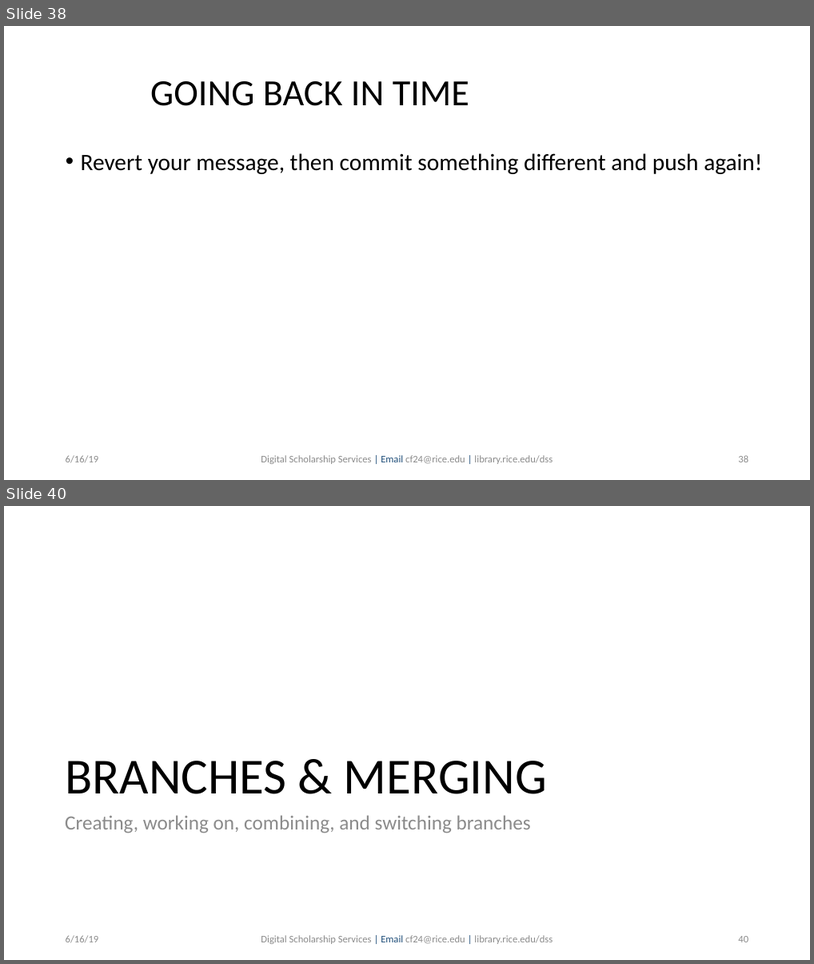
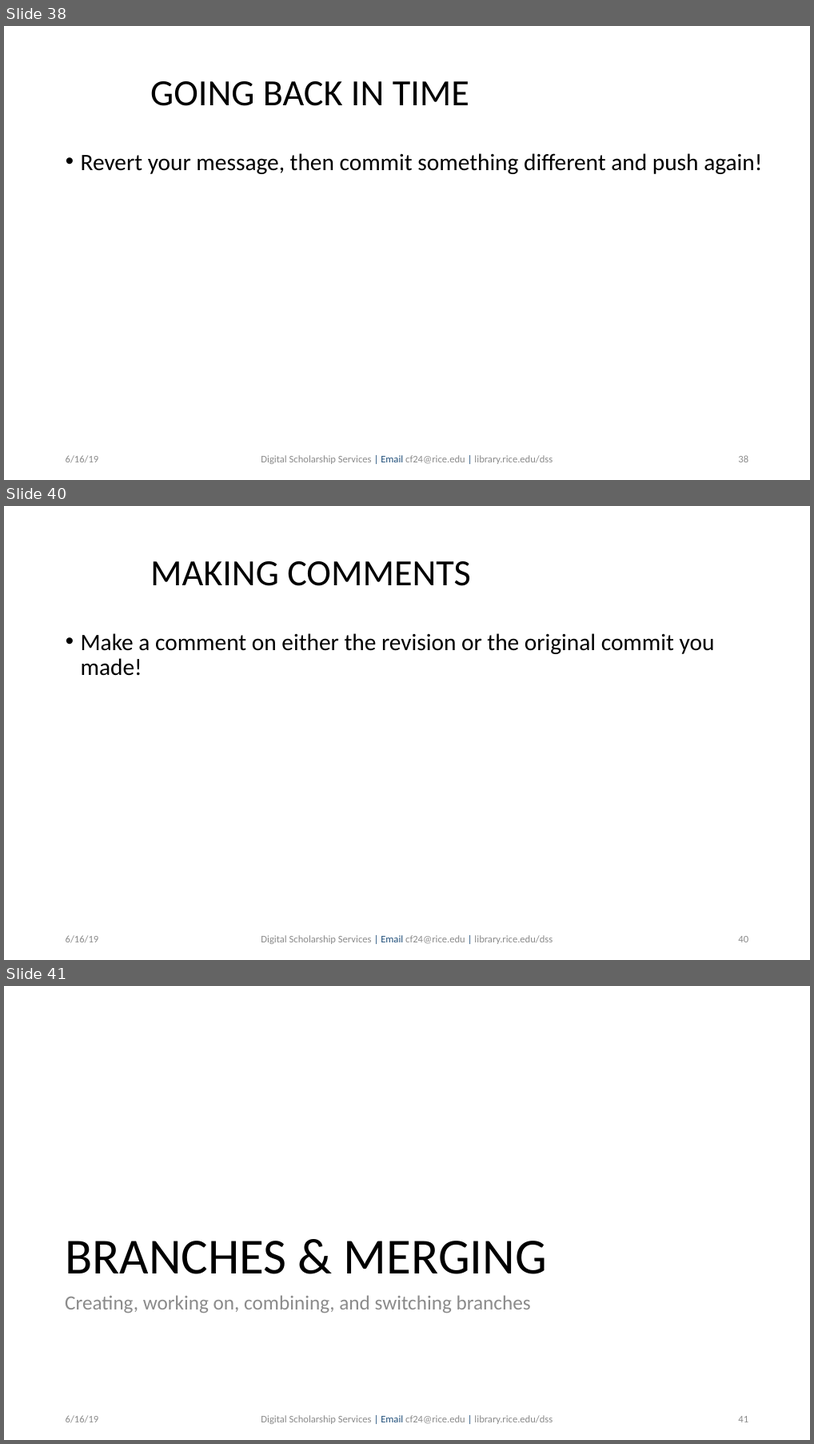
Before and after one commit to bakitybacon/rice-data-and-donuts, a slide deck: github/Introduction to Git & GitHub.pptx. Shown one above the other, each under a label of ours: slides 38 and 40 before the commit, slides 38, 40 and 41 after it; the slides between them are not shown. The pictures are 814x964 and 814x1444 pixels, drawn with LibreOffice and Linux fonts; fonts in the diff are those of the drawing; background and template pictures are left out. Boxes give left, top, right and bottom in pixels: in the first picture for what was removed or moved away, otherwise in the second. Text is boxed around its words. In the diff, an @@ line names an element or a change of style, - is before the commit and + after.

```diff
--- a/github/Introduction to Git & GitHub.pptx
+++ b/github/Introduction to Git & GitHub.pptx
@@ slide 40 added at box(4, 506, 810, 960), background #FFFFFF @@
@@ text added at box(150, 561, 471, 586), 44 pt, text #000000 @@
+MAKING COMMENTS
@@ text added at box(81, 633, 715, 676), 28 pt, text #000000 @@
+• Make a comment on either the revision or the original commit you made!
@@ text added at box(66, 935, 99, 943), 12 pt, text #8B8B8B @@
+6/16/19
@@ text added at box(261, 935, 553, 944), 12 pt, text #8B8B8B @@
+Digital Scholarship Services | Email cf24@rice.edu | library.rice.edu/dss
@@ page number added at box(738, 936, 749, 942), 12 pt, text #8B8B8B @@
+40
@@ what was slide 40 is now slide 41 @@
@@ page number at box(738, 1416, 749, 1422): text changed @@
-40
+41
```
Also in this commit, not shown: 1 slide changed.
